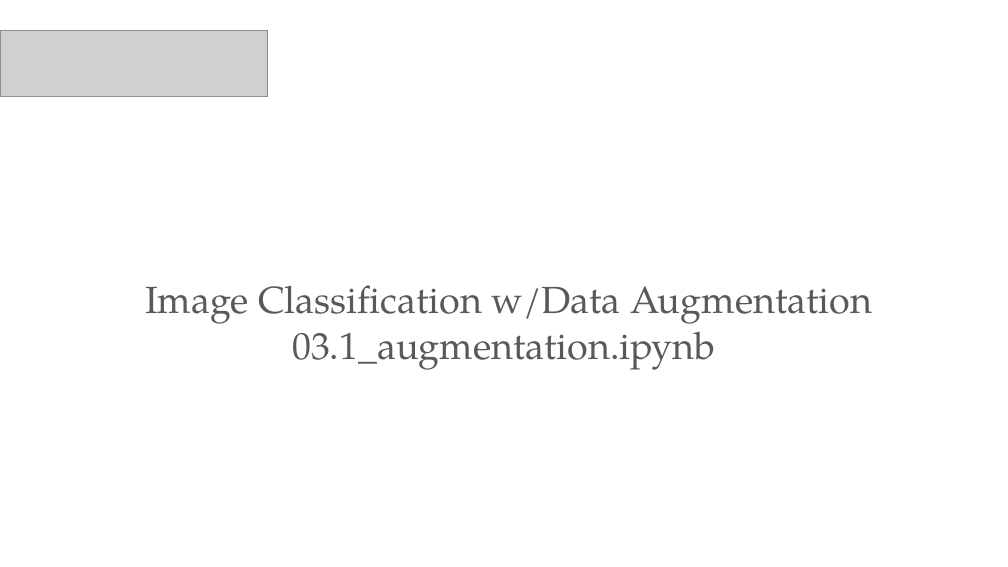
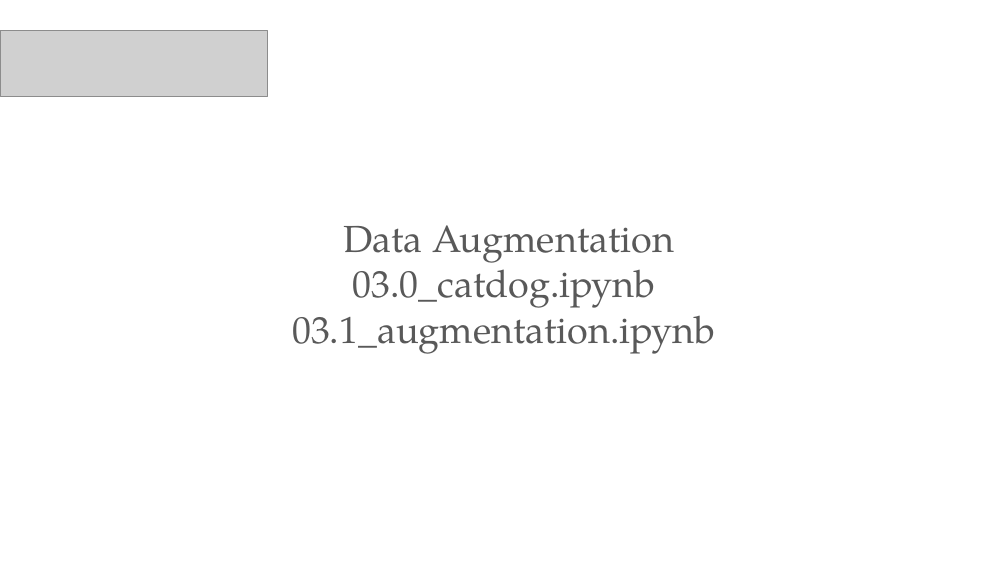
Before and after one commit to PracticumAI/cnn, a slide deck: slide 8 of presentations/03_data_augmentation.pptx. Drawn at 1008x567 pixels with LibreOffice and Linux fonts; fonts in the diff are those of the drawing; grey boxes stand for pictures. Boxes give left, top, right and bottom in pixels: in the first picture for what was removed or moved away, otherwise in the second. Text is boxed around its words. In the diff, an @@ line names an element or a change of style, - is before the commit and + after.

Commit message:
Renumbered catdog notebook.

```diff
--- a/presentations/03_data_augmentation.pptx
+++ b/presentations/03_data_augmentation.pptx
@@ text "Data Augmentation": place and size @@
-text "Data Augmentation" at box(145, 285, 872, 370)
+text "Data Augmentation" at box(292, 225, 716, 354)
@@ text at box(343, 225, 674, 308): text changed @@
-Image Classification w/Data Augmentation
+Data Augmentation
+03.0_catdog.ipynb
```
Also in this commit, not shown: 2 other slides changed, 1 other file.
